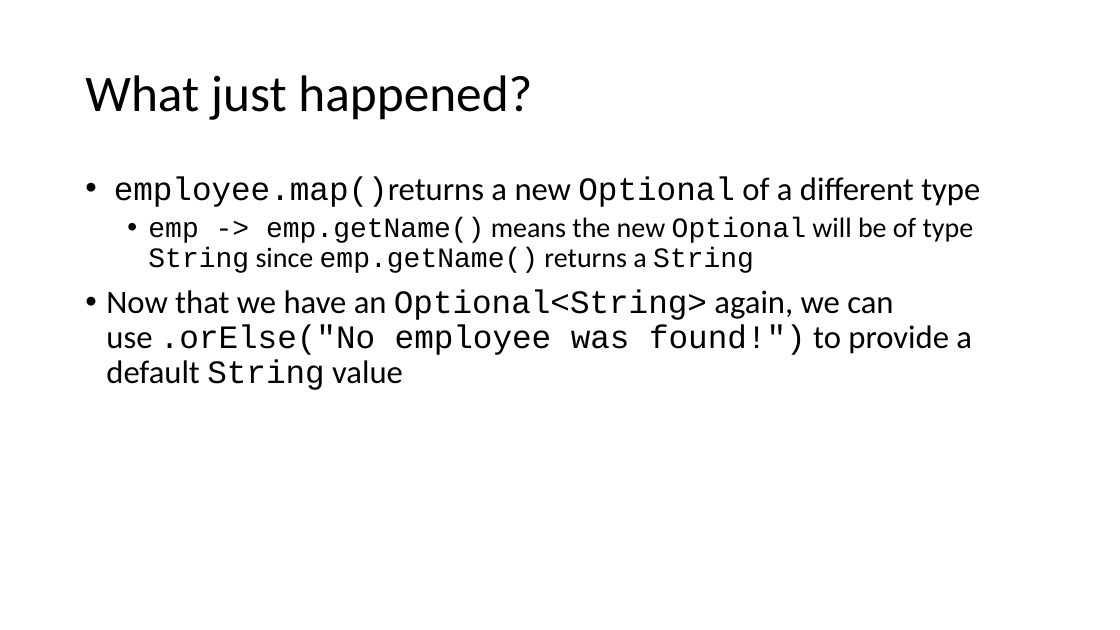
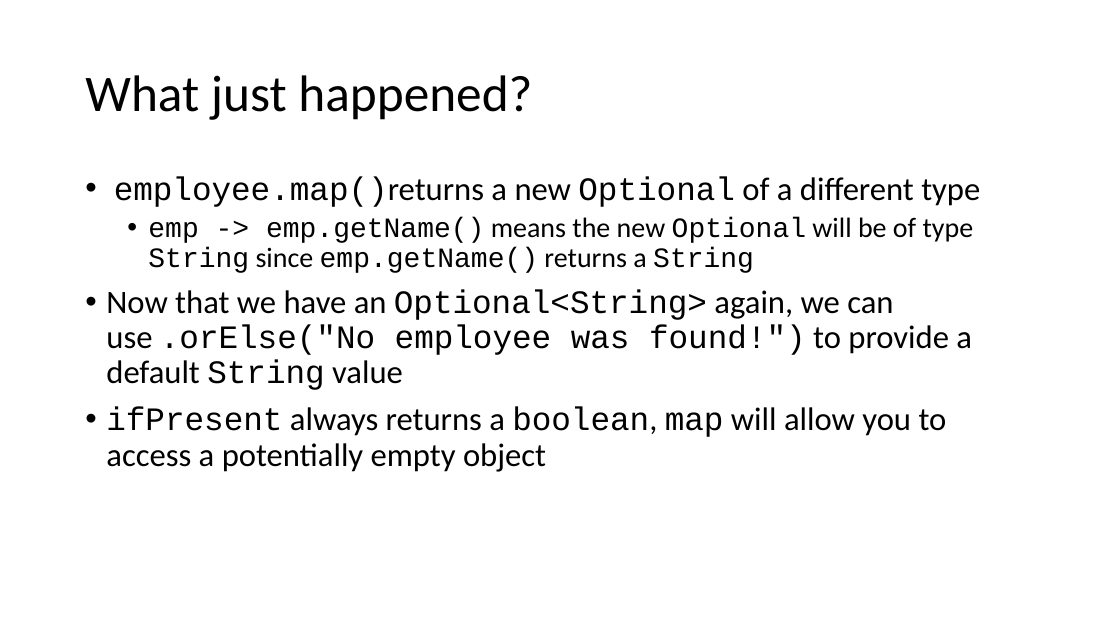
Before and after one commit to jdifebo/java8, a slide deck: slide 30 of presentation.pptx (slide 25 before the commit). Drawn at 1120x630 pixels with LibreOffice and Linux fonts; fonts in the diff are those of the drawing. Boxes give left, top, right and bottom in pixels: in the first picture for what was removed or moved away, otherwise in the second. Text is boxed around its words. In the diff, an @@ line names an element or a change of style, - is before the commit and + after.

```diff
--- a/presentation.pptx
+++ b/presentation.pptx
@@ text at <box>106,407,947,472</box>: paragraph added @@
+• ifPresent always returns a boolean, map will allow you to access a potentially empty object
```
Also in this commit, not shown: 15 other slides changed, 1 slide added, 3 other files.
